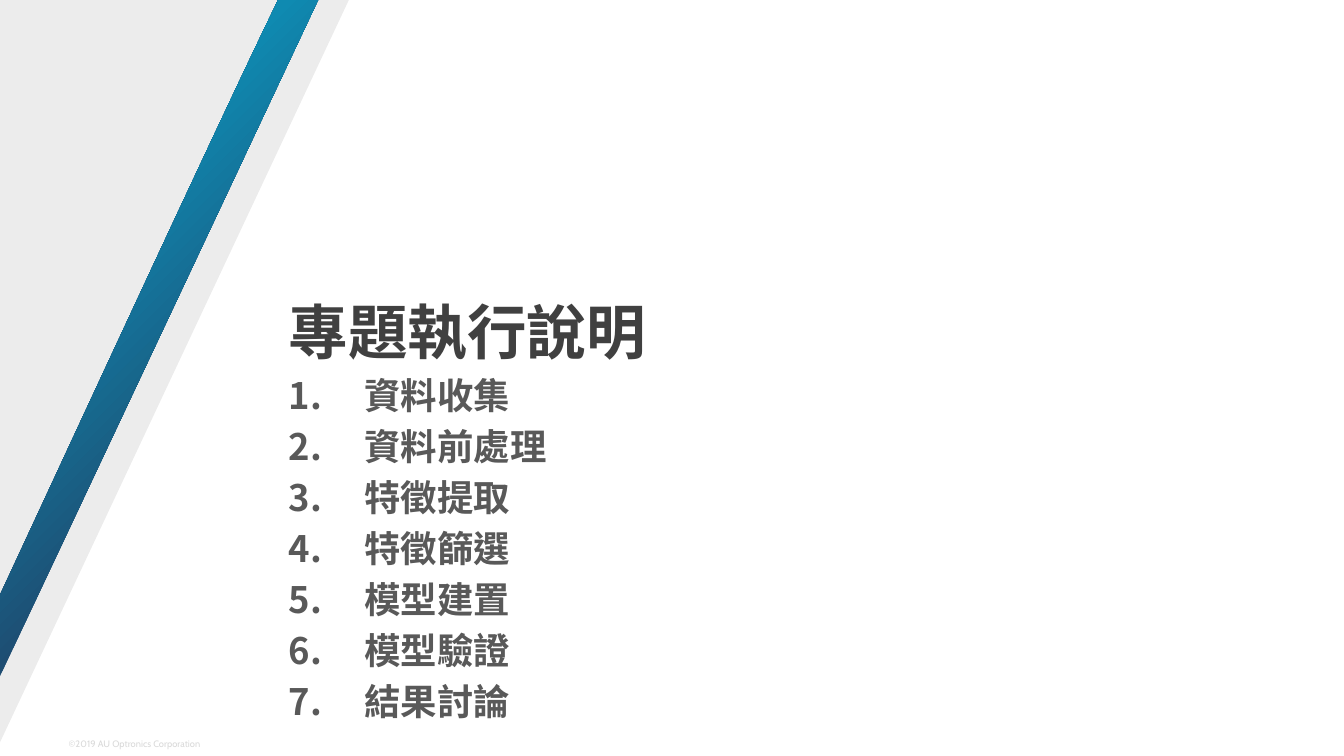
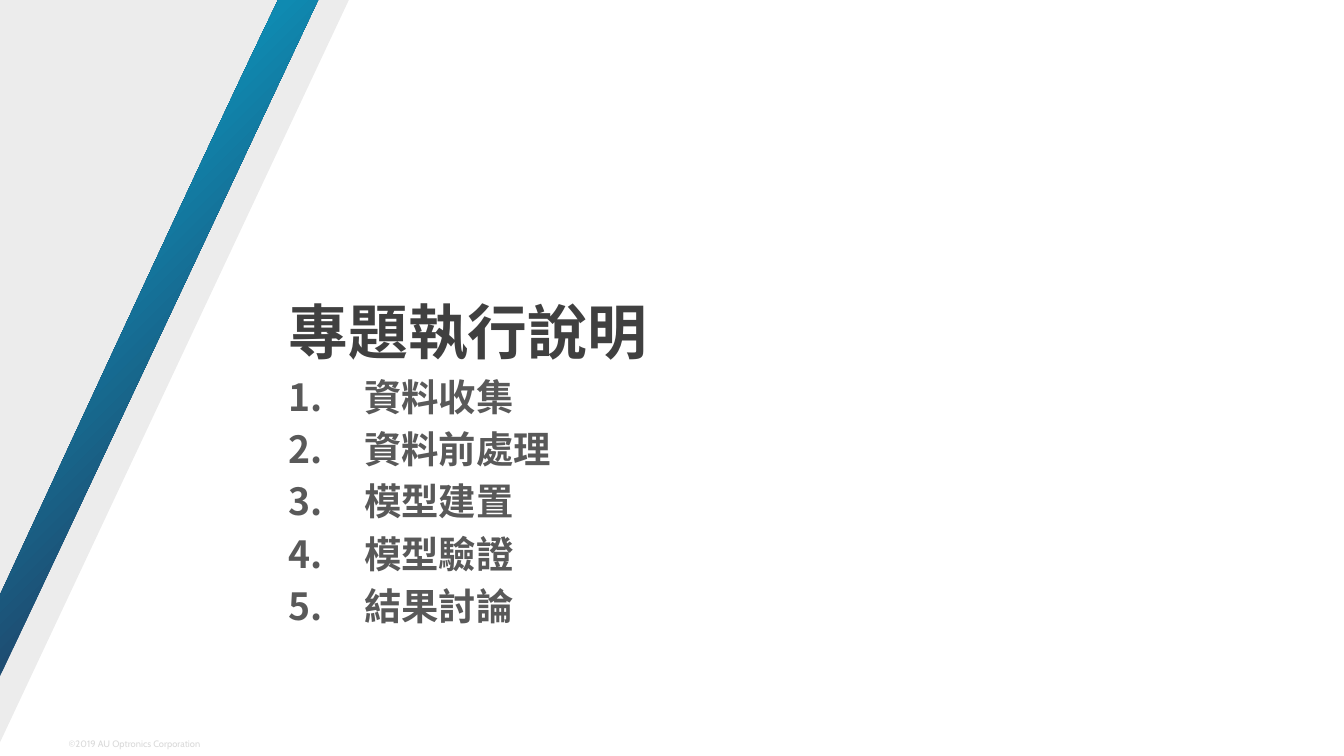
Before and after one commit to JoyLiii/temp, a slide deck: slide 7 of 學以致用_tarmap判讀與預警.pptx. Drawn at 1344x756 pixels with LibreOffice and Linux fonts; fonts in the diff are those of the drawing. Boxes give left, top, right and bottom in pixels: in the first picture for what was removed or moved away, otherwise in the second. Text is boxed around its words. In the diff, an @@ line names an element or a change of style, - is before the commit and + after.

```diff
--- a/學以致用_tarmap判讀與預警.pptx
+++ b/學以致用_tarmap判讀與預警.pptx
@@ text "專題執行說明" at [289, 303, 647, 624]: size 31.9 to 32 pt in "專題執行說明"; size 19.5 to 20 pt in "資料收集", "資料前處理", "模型建置", "模型驗證" and 1 more places @@
@@ text at [364, 480, 510, 566]: paragraphs removed @@
-3. 特徵提取
-4. 特徵篩選
```
Also in this commit, not shown: 6 other slides changed, 6 slides added, 6 slides removed.
